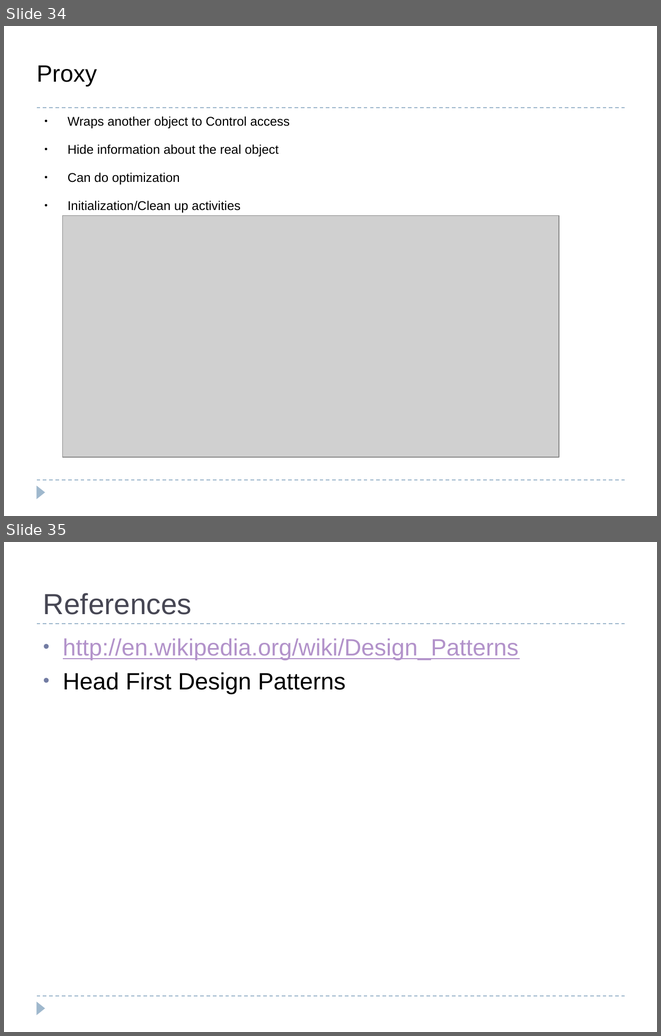
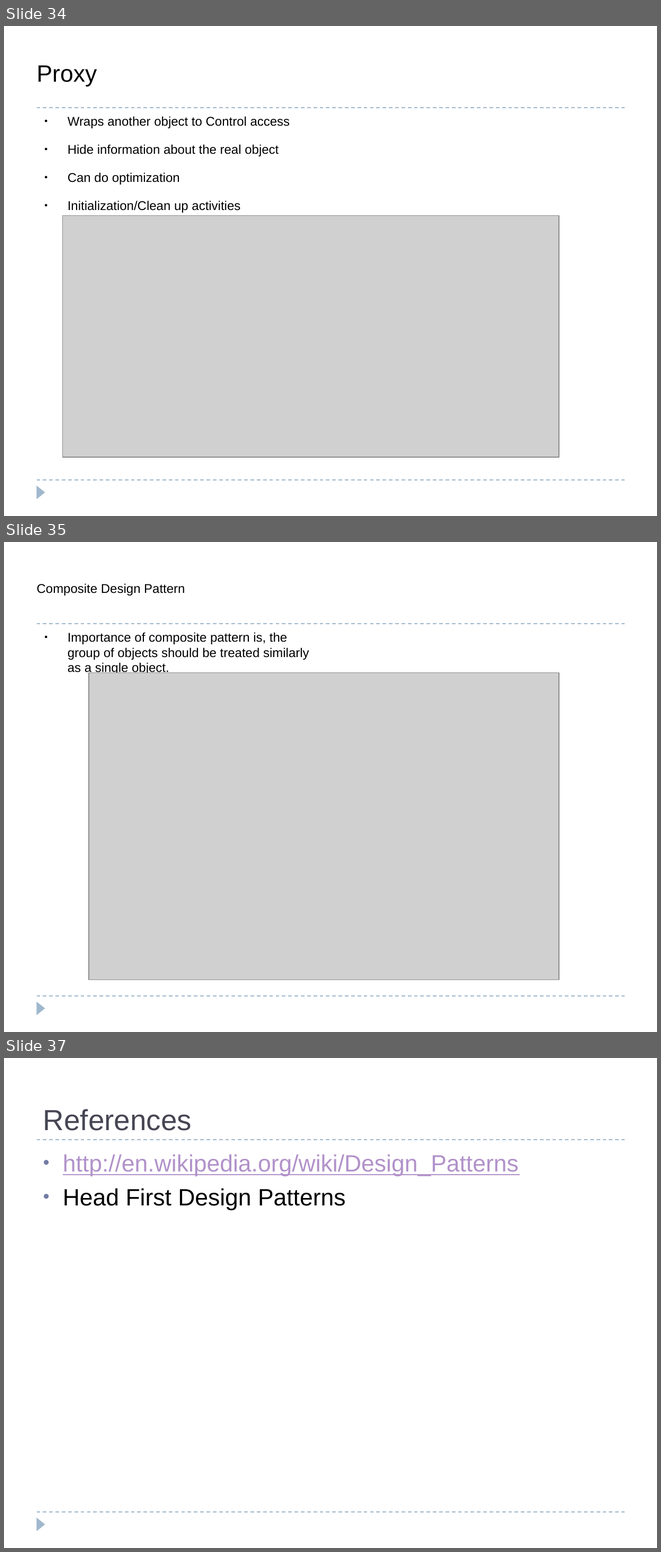
Before and after one commit to bpcrao/purnacode, a slide deck: ppts/Design Patterns.odp. Shown one above the other, each under a label of ours: slides 34 and 35 before the commit, slides 34, 35 and 37 after it; the slides between them are not shown. The pictures are 661x1036 and 661x1552 pixels, drawn with LibreOffice and Linux fonts; fonts in the diff are those of the drawing; grey boxes stand for pictures. Boxes give left, top, right and bottom in pixels: in the first picture for what was removed or moved away, otherwise in the second. Text is boxed around its words. In the diff, an @@ line names an element or a change of style, - is before the commit and + after.

```diff
--- a/ppts/Design Patterns.odp
+++ b/ppts/Design Patterns.odp
@@ slide 35 added at (4, 542, 657, 1032), background #FFFFFF; not listed: 3 template elements that a slide beside it also shows @@
@@ title added at (37, 583, 185, 596), 14 pt, text #000000 @@
+Composite Design Pattern
@@ text added at (68, 632, 309, 675), 14 pt, text #000000 @@
+● Importance of composite pattern is, the group of objects should be treated similarly as a single object.
@@ picture added at (89, 672, 559, 979) @@
@@ what was slide 35 is now slide 37 @@
```
Also in this commit, not shown: 1 slide changed, 1 other slide added, 17 other files.
